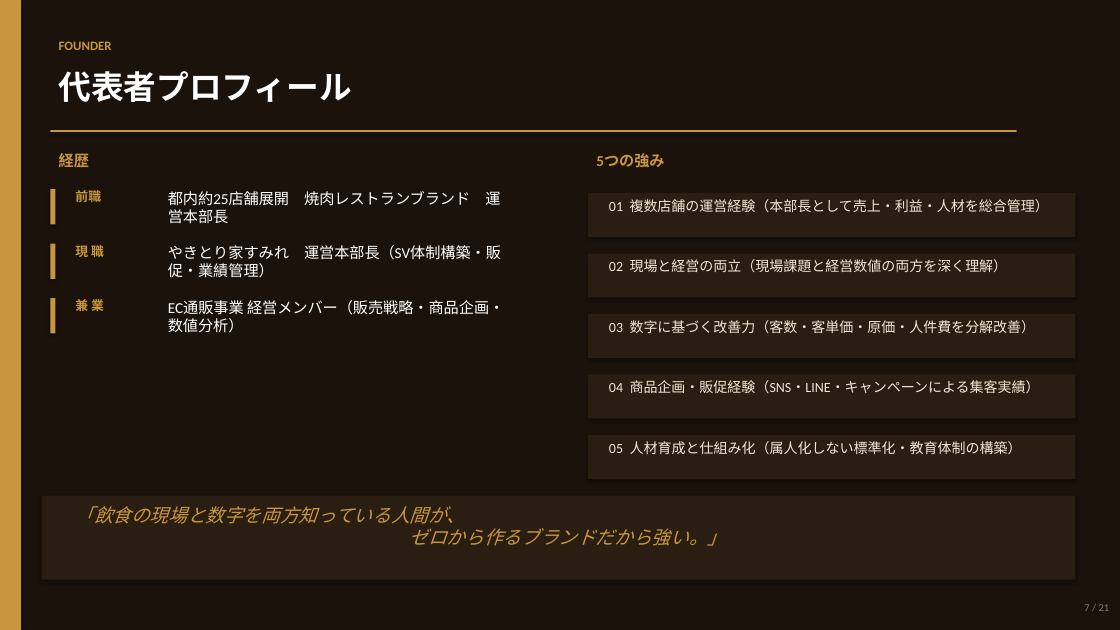
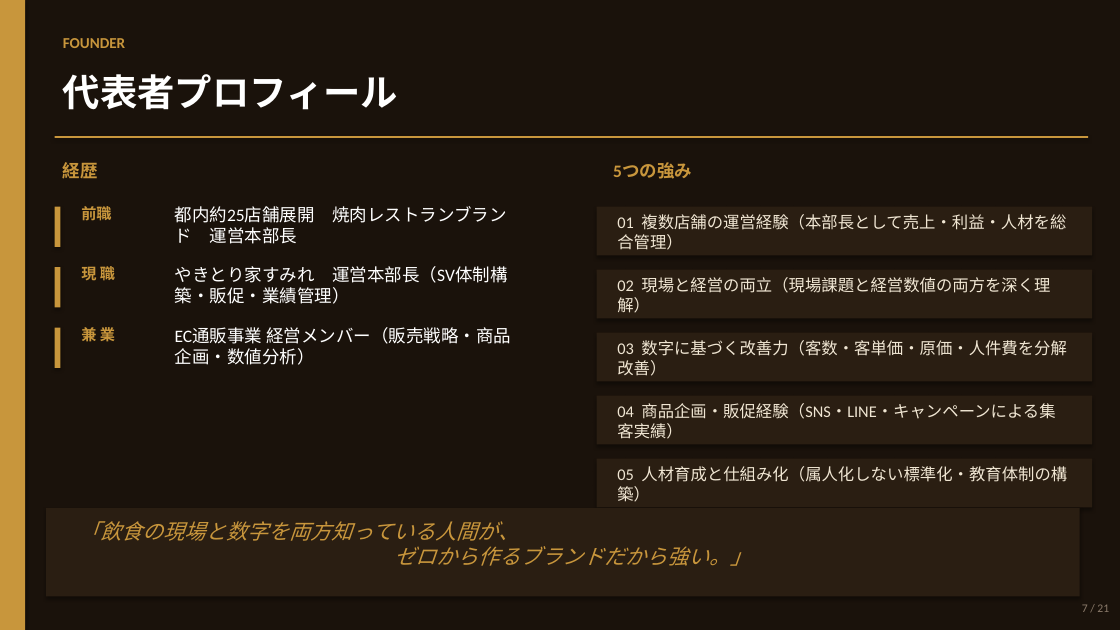
Before and after one commit to hunkotusaisinryo-lab/test-repo, a slide deck: slide 7 of reports/肉酒場然_事業計画書_20260605.pptx. Drawn at 1120x630 pixels with LibreOffice and Linux fonts; fonts in the diff are those of the drawing. Boxes give left, top, right and bottom in pixels: in the first picture for what was removed or moved away, otherwise in the second. Text is boxed around its words. In the diff, an @@ line names an element or a change of style, - is before the commit and + after.

```diff
--- a/reports/肉酒場然_事業計画書_20260605.pptx
+++ b/reports/肉酒場然_事業計画書_20260605.pptx
@@ rectangle resized from (x1=0, y1=0, x2=21, y2=630) to (x1=0, y1=0, x2=25, y2=630) @@
@@ text "代表者プロフィール" at (x1=63, y1=74, x2=398, y2=110): size 28 to 32 pt @@
@@ rectangle resized from (x1=50, y1=130, x2=1017, y2=132) to (x1=55, y1=136, x2=1088, y2=138) @@
@@ text "経歴" moved from (x1=59, y1=151, x2=89, y2=171) to (x1=63, y1=162, x2=98, y2=178) @@
@@ text "5つの強み" moved from (x1=596, y1=153, x2=664, y2=168) to (x1=613, y1=162, x2=692, y2=179) @@
@@ rectangle resized from (x1=50, y1=189, x2=55, y2=224) to (x1=55, y1=207, x2=60, y2=247) @@
@@ text "前職" moved from (x1=75, y1=190, x2=101, y2=202) to (x1=81, y1=206, x2=111, y2=220) @@
@@ text "都内約25店舗展開 焼肉レストランブランド 運営本部長" moved from (x1=168, y1=191, x2=500, y2=224) to (x1=175, y1=206, x2=506, y2=223) @@
@@ rectangle resized from (x1=588, y1=193, x2=1075, y2=237) to (x1=597, y1=207, x2=1092, y2=255) @@
@@ text "01 複数店舗の運営経験（本部長として売上・利益・人材を総合管理）" moved from (x1=609, y1=199, x2=1049, y2=212) to (x1=617, y1=214, x2=1066, y2=250) @@
@@ rectangle resized from (x1=50, y1=244, x2=55, y2=279) to (x1=55, y1=267, x2=60, y2=308) @@
@@ text "現 職" moved from (x1=75, y1=245, x2=104, y2=257) to (x1=81, y1=264, x2=115, y2=284) @@
@@ text "やきとり家すみれ 運営本部長（SV体制構築・販促・業績管理）" moved from (x1=168, y1=245, x2=501, y2=278) to (x1=175, y1=266, x2=507, y2=304) @@
@@ rectangle resized from (x1=588, y1=254, x2=1075, y2=297) to (x1=597, y1=270, x2=1092, y2=318) @@
@@ text "02 現場と経営の両立（現場課題と経営数値の両方を深く理解）" moved from (x1=609, y1=259, x2=1008, y2=272) to (x1=617, y1=277, x2=1050, y2=313) @@
@@ rectangle resized from (x1=50, y1=298, x2=55, y2=334) to (x1=55, y1=328, x2=60, y2=368) @@
@@ size 11 to 13 pt in 4 elements at (x1=63, y1=38, x2=125, y2=48), (x1=81, y1=206, x2=111, y2=220), (x1=81, y1=264, x2=115, y2=284), (x1=81, y1=325, x2=115, y2=345) @@
@@ text "兼 業" moved from (x1=75, y1=299, x2=104, y2=311) to (x1=81, y1=325, x2=115, y2=345) @@
@@ size 13 to 15 pt in 5 elements at (x1=613, y1=162, x2=692, y2=179), (x1=63, y1=162, x2=98, y2=178), (x1=175, y1=206, x2=506, y2=223), (x1=175, y1=266, x2=507, y2=304), (x1=175, y1=327, x2=511, y2=365) @@
@@ text "EC通販事業 経営メンバー（販売戦略・商品企画・数値分析）" moved from (x1=168, y1=300, x2=504, y2=333) to (x1=175, y1=327, x2=511, y2=365) @@
@@ rectangle resized from (x1=588, y1=314, x2=1075, y2=358) to (x1=597, y1=333, x2=1092, y2=381) @@
@@ text "03 数字に基づく改善力（客数・客単価・原価・人件費を分解改善）" moved from (x1=609, y1=320, x2=1036, y2=333) to (x1=617, y1=340, x2=1067, y2=376) @@
@@ rectangle resized from (x1=588, y1=375, x2=1075, y2=418) to (x1=597, y1=396, x2=1092, y2=444) @@
@@ text "04 商品企画・販促経験（SNS・LINE・キャンペーンによる集客実績）" moved from (x1=609, y1=380, x2=1040, y2=393) to (x1=617, y1=403, x2=1055, y2=439) @@
@@ rectangle resized from (x1=588, y1=435, x2=1075, y2=479) to (x1=597, y1=459, x2=1092, y2=507) @@
@@ size 12 to 14 pt in 5 elements at (x1=617, y1=214, x2=1066, y2=250), (x1=617, y1=277, x2=1050, y2=313), (x1=617, y1=340, x2=1067, y2=376), (x1=617, y1=403, x2=1055, y2=439), (x1=617, y1=466, x2=1067, y2=502) @@
@@ text "05 人材育成と仕組み化（属人化しない標準化・教育体制の構築）" moved from (x1=609, y1=441, x2=1022, y2=454) to (x1=617, y1=466, x2=1067, y2=502) @@
@@ rectangle resized from (x1=42, y1=496, x2=1075, y2=580) to (x1=46, y1=508, x2=1080, y2=597) @@
@@ text "「飲食の現場と数字を両方知っている人間が、 ゼロから作るブランドだから強い。」" moved from (x1=75, y1=506, x2=727, y2=546) to (x1=80, y1=521, x2=752, y2=566) @@
@@ text "「飲食の現場と数字を両方知っている人間が、 ゼロから作るブランドだから強い。」" at (x1=80, y1=521, x2=752, y2=566): size 16 to 18 pt @@
@@ text "7 / 21" at (x1=1082, y1=604, x2=1109, y2=612): size 9 to 10 pt @@
```
Also in this commit, not shown: 20 other slides changed, 1 other file.
